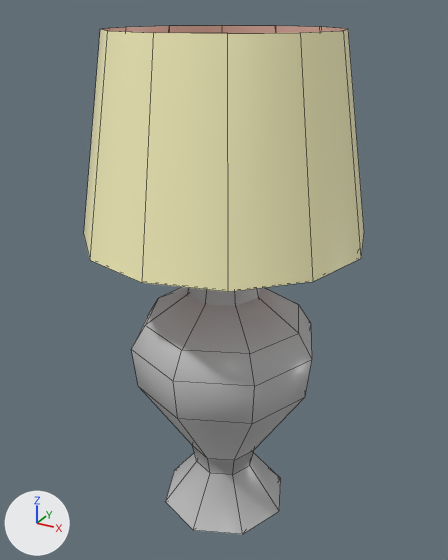
Renders of the FBX model Assets/Meshes/Furniture/Person B/Furniture_Lamp_RoundShort.fbx from each side of a commit.
Camera for both pictures: a 50 mm camera at (0.305, -0.555, 0.576) aimed at (-0.004, 0.006, 0.295). The lights are fixed; the arrows at lower left show +X, +Y and +Z. Mesh edges are drawn as thin lines. Where no turn or scale is listed for an object, it has been applied to the vertices.

In view in the first picture: 'lamp_001'.
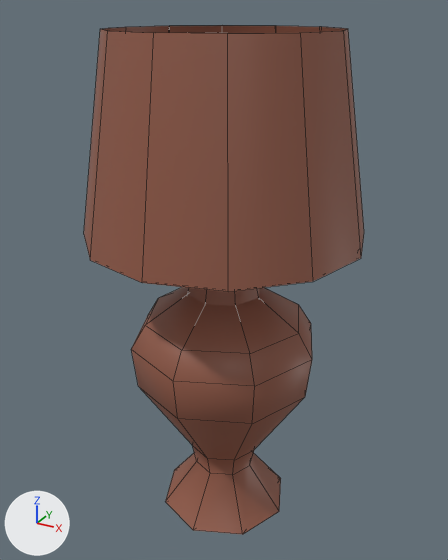
The newer file is also rescaled (x1.25) as a whole; pictures and numbers use the older file's frame.

Changed parts and their boxes (x1, y1, x2, y2) in the pictures (448 x 560 px):
'lamp_001', recoloured: (84, 25, 364, 534) in both

The change, as a diff of the scene's bpy script:
```diff
--- a/Assets/Meshes/Furniture/Person B/Furniture_Lamp_RoundShort.fbx.py
+++ b/Assets/Meshes/Furniture/Person B/Furniture_Lamp_RoundShort.fbx.py
@@ mat_mat_other @@
+mat_mat_other = principled_material('Mat_OTHER')
+mat_mat_other.base_color = (0.288, 0.103, 0.0639)  # brown #925a47
@@ me_mesh_312 @@
 me_mesh_312.from_pydata(...)  # 170 vertices, 128 faces; spans x -0.151..0.151, y -0.151..0.151, z 0.0..0.558
-me_mesh_312.materials.append(mat_material)  # picture img_textures_png
+me_mesh_312.materials.append(mat_mat_other)  # brown #925a47
```
